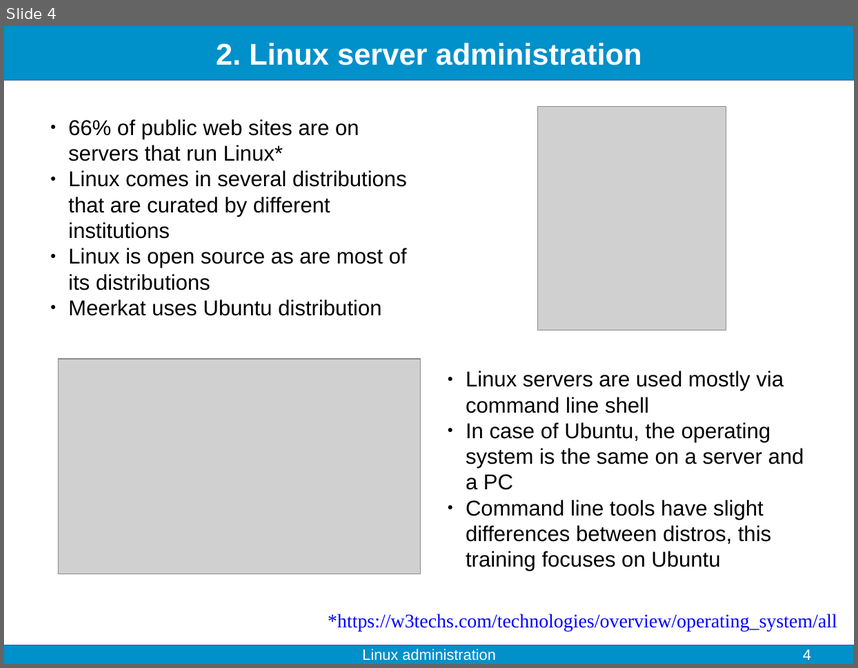
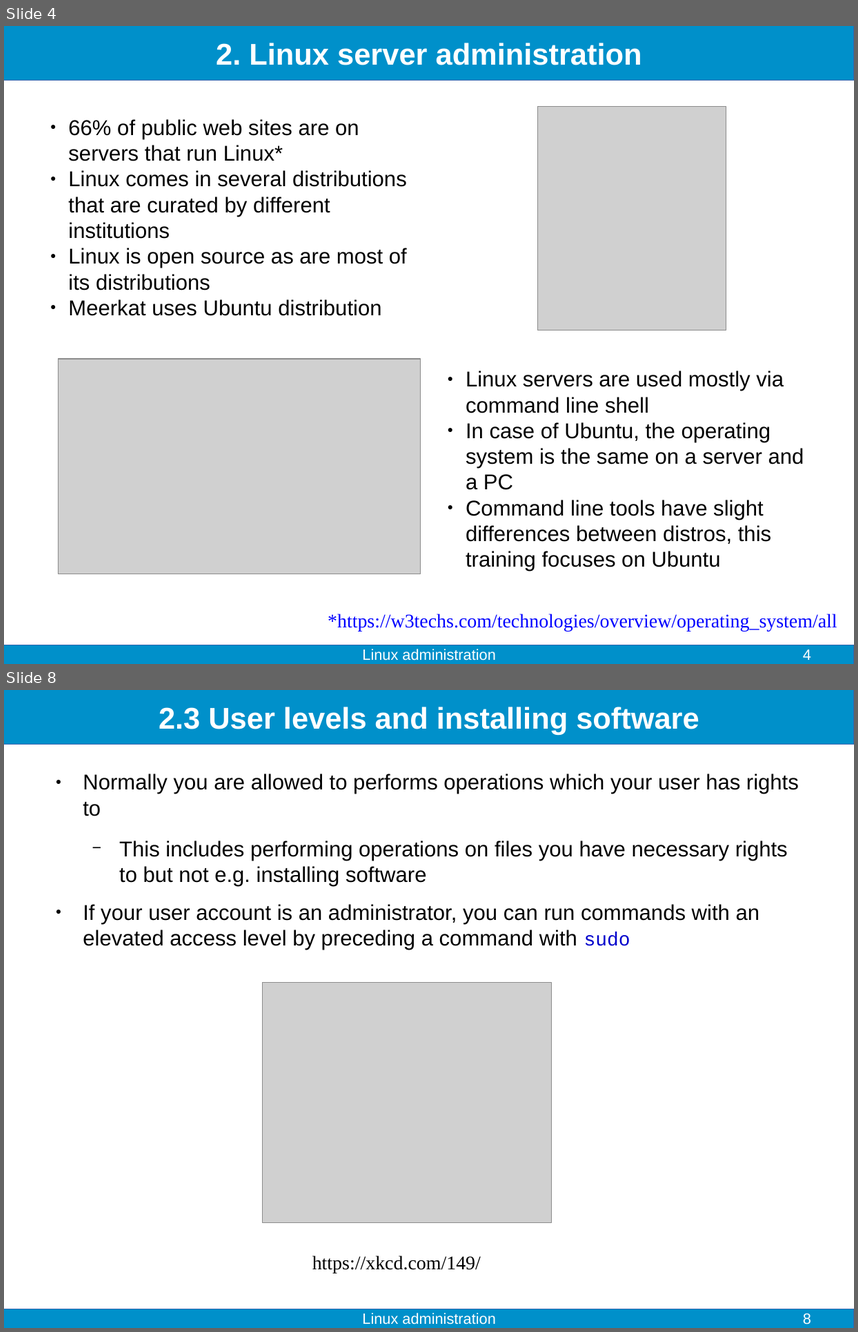
Before and after one commit to fjelltopp/training, a slide deck: linux_administration/linux_administration.odp. Shown one above the other, each under a label of ours: slide 4 before the commit, slides 4 and 8 after it; the slides between them are not shown. The pictures are 858x668 and 858x1332 pixels, drawn with LibreOffice and Linux fonts; fonts in the diff are those of the drawing; grey boxes stand for pictures. Boxes give left, top, right and bottom in pixels: in the first picture for what was removed or moved away, otherwise in the second. Text is boxed around its words. In the diff, an @@ line names an element or a change of style, - is before the commit and + after.

```diff
--- a/linux_administration/linux_administration.odp
+++ b/linux_administration/linux_administration.odp
@@ slide 8 added at bbox=[4, 690, 854, 1328], background #FFFFFF; not listed: 2 template elements that a slide beside it also shows @@
@@ title added at bbox=[159, 707, 699, 735], 28 pt, text #FFFFFF, bold @@
+2.3 User levels and installing software
@@ text added at bbox=[83, 773, 799, 950], 20 pt, text #000000 @@
+● Normally you are allowed to performs operations which your user has rights to
+  − This includes performing operations on files you have necessary rights to but not e.g. installing software
+● If your user account is an administrator, you can run commands with an elevated access level by preceding a command with sudo
@@ picture added at bbox=[263, 983, 552, 1222] @@
@@ text added at bbox=[312, 1255, 481, 1272], 18 pt, text #000000 @@
+https://xkcd.com/149/
@@ text added at bbox=[362, 1312, 495, 1324], 14 pt, text #FFFFFF @@
+Linux administration
@@ page number added at bbox=[803, 1313, 811, 1324], 14 pt, text #FFFFFF @@
+8
```
Also in this commit, not shown: 3 slides changed, 3 other slides added.
